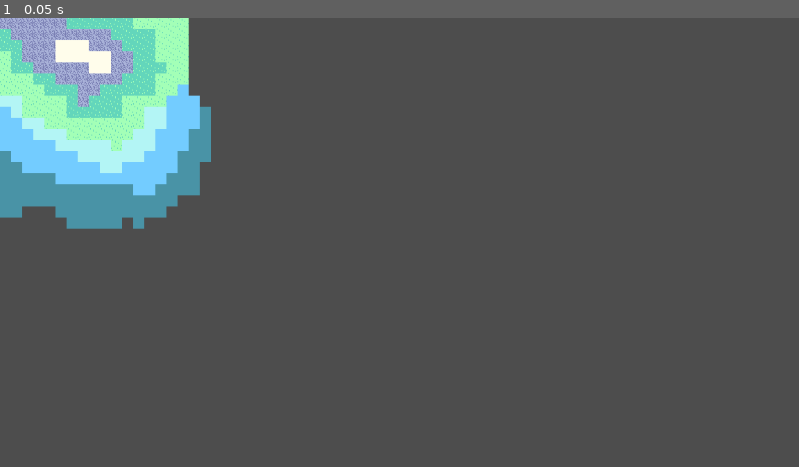
Above: before the commit, frame 1.
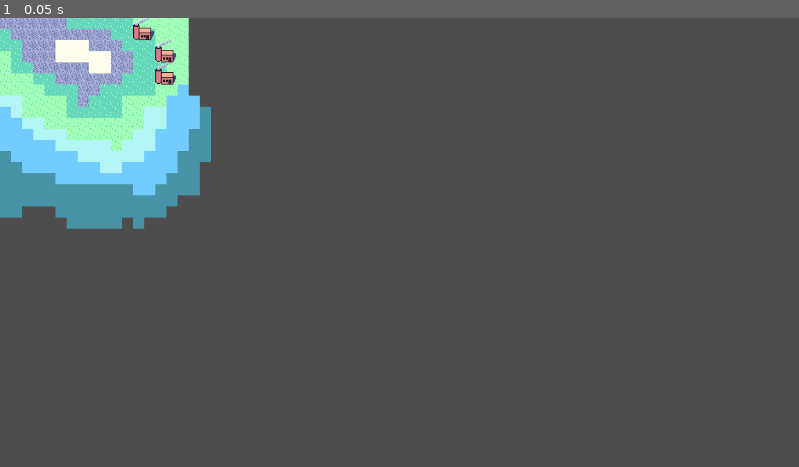
Above: after the commit, the same moment.

Repository: AdrianTheFrog/SMathHacks-Reasource-Conservation-Project
Game: Godot game, scene res://main scene.tscn
Two runs of this game, one before a commit and one after it. Both use one fixed random seed, a clock stepped at 60 frames per second and the inputs below. The project has no main scene, so this scene is started directly.
Inputs:
- Up to frame 1 (0.05 s): no input

The runs differ from the first frame. In frame 1, 0.3% of the frame differs, in the area x 16-23%, y 0-15%.

Commit message:
add secondary tileset and coal plant

Diff:
--- /dev/null
+++ b/buildings tileset.tres
@@ -0,0 +1,12 @@
+[gd_resource type="TileSet" load_steps=3 format=3 uid="uid://xd5d2u2bpnia"]
+
+[ext_resource type="Texture2D" uid="uid://di5j467k5krmv" path="res://coal plant.png" id="1_ybimb"]
+
+[sub_resource type="TileSetAtlasSource" id="TileSetAtlasSource_n7fcu"]
+texture = ExtResource("1_ybimb")
+texture_region_size = Vector2i(32, 32)
+0:0/0 = 0
+
+[resource]
+tile_size = Vector2i(32, 32)
+sources/1 = SubResource("TileSetAtlasSource_n7fcu")
--- a/main scene.tscn
+++ b/main scene.tscn
@@ -1,6 +1,7 @@
-[gd_scene load_steps=2 format=3 uid="uid://b3sbjd1vkii2h"]
+[gd_scene load_steps=3 format=3 uid="uid://b3sbjd1vkii2h"]
 
 [ext_resource type="TileSet" uid="uid://cfm08xvyc1ons" path="res://tileset.tres" id="1_dur42"]
+[ext_resource type="TileSet" uid="uid://xd5d2u2bpnia" path="res://buildings tileset.tres" id="2_0onu8"]
 
 [node name="Node2D" type="Node2D"]
 
@@ -9,3 +10,9 @@
 tile_set = ExtResource("1_dur42")
 format = 2
 layer_0/tile_data = PackedInt32Array(-65536, 0, 0, 0, 0, 0, 65537, 0, 0, 1, 0, 0, 2, 0, 0, -65534, 0, 0, 65538, 0, 0, 1 …(12547 unchanged characters)…
+
+[node name="TileMap2" type="TileMap" parent="."]
+texture_filter = 3
+tile_set = ExtResource("2_0onu8")
+format = 2
+layer_0/tile_data = PackedInt32Array(131071, 1, 0, 65534, 1, 0, 131069, 1, 0, 65533, 1, 0, 6, 1, 0, 65543, 1, 0, 131079, 1, 0)
Binary file added: coal plant.png
Not shown, added: coal plant.png.import
